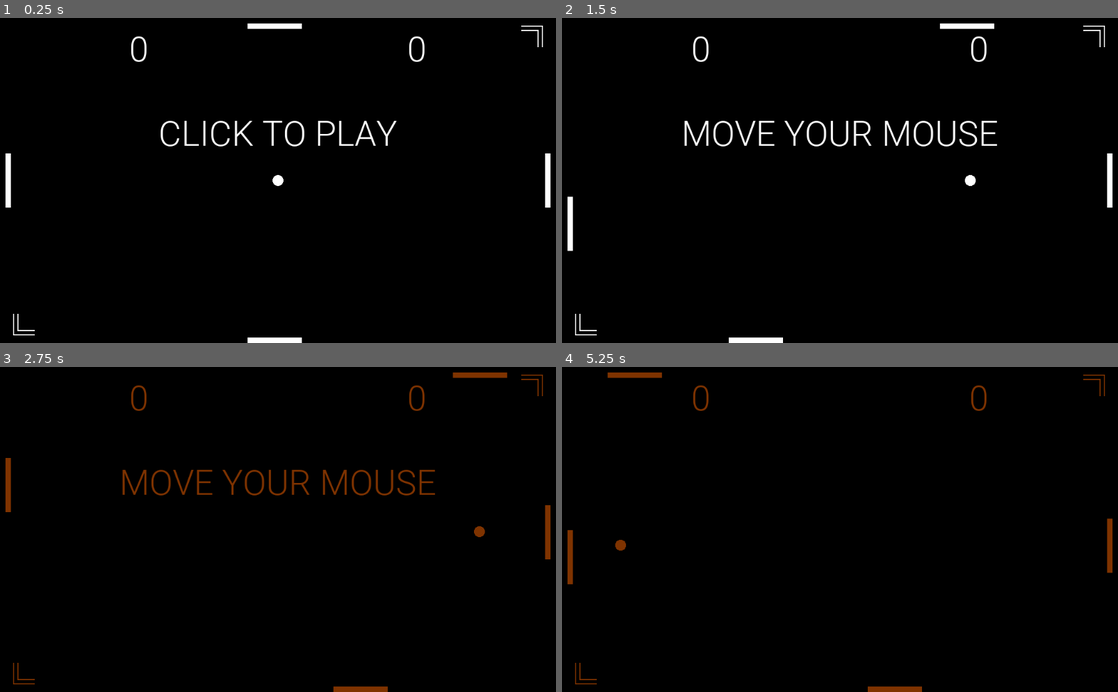
Above: before the commit, frames 1-4 (two rows, left to right).
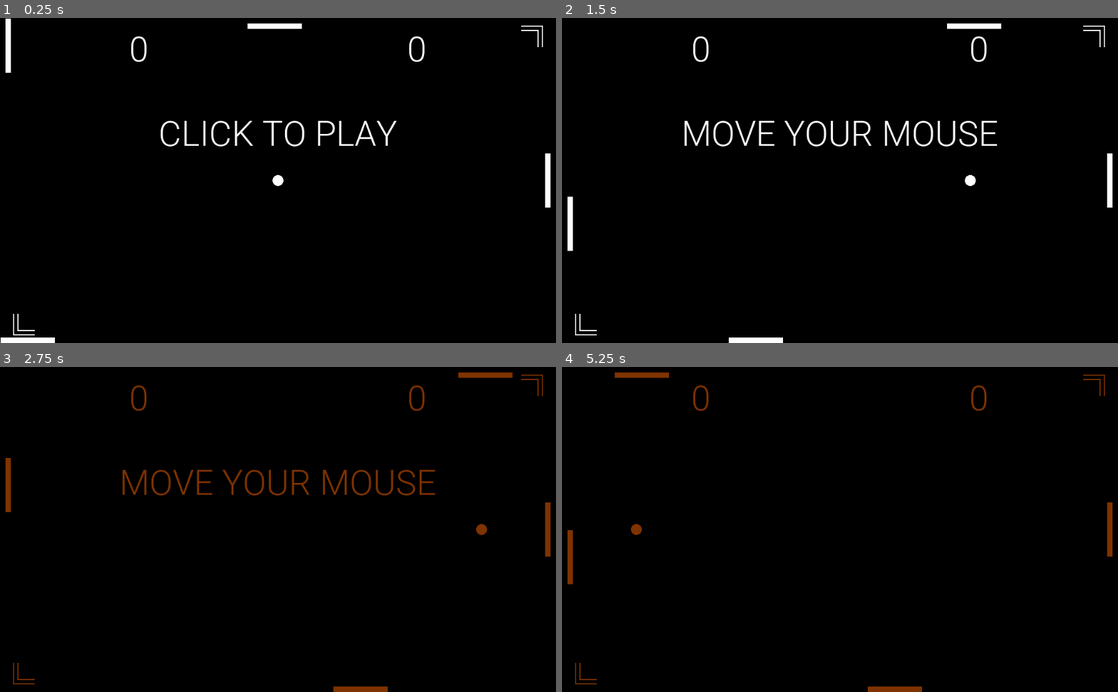
Above: after the commit, the same moments.

Repository: JeffVenancius/PoPongGD
Game: Godot game, scene res://main.tscn
Two runs of this game, one before a commit and one after it. Both use one fixed random seed, a clock stepped at 60 frames per second and the inputs below.
Inputs (mouse positions are in pixels of both pictures, inside the frame that each line leads up to):
- Up to frame 1 (0.25 s): no input
- Up to frame 2 (1.5 s): tap Enter at 0.5 s; move the mouse to (962, 164) at 0.52 s; click (962, 164) at 0.67 s; move the mouse to (728, 196) at 1.27 s; click (728, 196) at 1.42 s
- Up to frame 3 (2.75 s): move the mouse to (333, 458) at 2.02 s; click (333, 458) at 2.17 s
- Up to frame 4 (5.25 s): move the mouse to (812, 594) at 2.77 s; click (812, 594) at 2.92 s; move the mouse to (1006, 578) at 3.52 s; click (1006, 578) at 3.67 s; move the mouse to (673, 480) at 4.27 s; click (673, 480) at 4.42 s; move the mouse to (867, 529) at 5.02 s; click (867, 529) at 5.17 s

The runs differ from the first frame. In frame 1, 0.7% of the frame differs, in the area x 0-55%, y 0-100%; in frame 2, less than 0.1%; in frame 3, 0.1%; in frame 4, 0.3%.

Commit message:
playable

Diff:
--- a/ball/Ball.gd
+++ b/ball/Ball.gd
@@ -5,7 +5,9 @@
 const START_SPEED := Vector2(300.0, 0.0); var speed := START_SPEED
 
 var START_POS
-var acceleration: int = 1 # 1 is so it resets at start
+var acceleration: float = 1.0 # 1 is so it resets at start
+
+var _scale
 
 func _init() -> void:
 	START_POS = Screen.hScreenSize
@@ -23,3 +25,26 @@
 
 func _draw() -> void:
 	draw_circle(Vector2.ZERO, _radius, Color.white)
+
+
+func set_magnitude(_scale: float) -> void:
+	speed = GameMath.vectorScaling(speed, _scale)
+
+func set_rotation_and_direction(_degree):
+	speed.x = -speed.x
+	var direction
+	direction = acceleration if speed.x > 0 else -acceleration
+	var _rotate = GameMath.vectorRotation(START_SPEED, _degree)
+	_rotate.x *= direction
+
+	speed = _rotate
+
+
+func set_rotation_and_directionY(_degree):
+	speed.y = -speed.y
+	var direction
+	direction = acceleration if speed.y > 0 else -acceleration
+	var _rotate = GameMath.vectorRotation(START_SPEED, _degree)
+	_rotate.y *= direction
+
+	speed = _rotate
--- a/main.gd
+++ b/main.gd
@@ -1,22 +1,29 @@
 extends Node2D
+
+# TO-DO: Sometimes it won't collide.
+
+const IMPACT = preload("res://SFX/sfx_sounds_interaction7.wav")
+const WIN = preload("res://SFX/sfx_sounds_fanfare3.wav")
+const LOST = preload("res://SFX/sfx_sounds_damage3.wav")
 
 enum COLLIDED {PLAYER = 1, ENEMY = 2, PLAYER_H = 3, ENEMY_H = 4}
 
-var Play  : bool setget set_game
-var title : Title
+var Play  :  bool setget set_game
+var title := Title.new(64)
 
-var player       : Paddle
-var playerH      : PaddleH
+var player       := Paddle.new()
+var playerH      := PaddleH.new()
 var playerScore  : Score
 var playerTarget : Target
 
-var enemy       : Paddle
-var enemyH      : PaddleH
+var enemy       := Enemy.new()
+var enemyH      := EnemyH.new()
 var enemyScore  : Score
 var enemyTarget : Target
 
 var ball :  Ball
-var turn := Vector2(1,1)
+var beep := AudioStreamPlayer.new()
+
 
 func _ready() -> void:
 	Screen.get_screen(get_tree().get_root().size)
@@ -24,21 +31,21 @@
 	render_game()
 
 func render_game() -> void:
-	title = Title.new(64); ball = Ball.new(); player = Paddle.new(); playerH = PaddleH.new()
+	ball = Ball.new()
 	playerScore = Score.new(64, Screen.screenSize.x/2 - Screen.screenSize.x/4)
 	playerTarget = Target.new(Vector2(32, Screen.screenSize.y -32))
 
 	player.set_start_pos(Vector2(player.paddlePadding, 0))
 	playerH.set_start_pos(Vector2(0, Screen.screenSize.y - playerH.paddleSize.x))
 
-	enemy = Paddle.new(); enemyH = PaddleH.new()
+	enemy = Enemy.new(); enemyH = EnemyH.new()
 	enemyScore = Score.new(64, Screen.screenSize.x/2 + Screen.screenSize.x/4)
 	enemyTarget = Target.new(Vector2(Screen.screenSize.x - 32, 32))
 
 	enemy.set_start_pos(Vector2(Screen.screenSize.x - (enemy.paddlePadding + enemy.paddleSize.x), 0))
 	enemyH.set_start_pos(Vector2(0, 0 + enemyH.paddleSize.x))
 
-	add_children([title, ball, player, playerH, playerScore, playerTarget, enemy, enemyH, enemyScore, enemyTarget])
+	add_children([beep, title, ball, player, playerH, playerScore, playerTarget, enemy, enemyH, enemyScore, enemyTarget])
 	set_game(Play)
 	enemyTarget.rotation_degrees = 180
 
@@ -59,82 +66,73 @@
 		if ball.acceleration != 0: # needs to set only once
 			ball.restart()
 			ball.acceleration = 0
-		if Input.is_mouse_button_pressed(BUTTON_LEFT): self.Play = true
+		if Input.is_mouse_button_pressed(BUTTON_LEFT): self.Play = true; ball.acceleration = 1.0
 	else:
 		handle_ball(delta)
-		player.position.y =  clamp(get_local_mouse_position().y, 0, Screen.screenSize.y - player.paddleSize.y)
-		playerH.position.x = clamp(get_local_mouse_position().x, 0, Screen.screenSize.x - playerH.paddleSize.x)
 		handle_collisions()
 		handle_enemy(delta)
+	player.position.y =  clamp(get_local_mouse_position().y, 0, Screen.screenSize.y - player.paddleSize.y)
+	playerH.position.x = clamp(get_local_mouse_position().x, 0, Screen.screenSize.x - playerH.paddleSize.x)
 
 func handle_ball(delta) -> void:
-	ball.position.x += (ball.speed.x+(ball.acceleration)) * delta * turn.x
-	ball.position.y += ball.speed.y * delta * turn.y
+	var newSpeed = ball.speed * delta
+	newSpeed.x = clamp(newSpeed.x, -15, 15)
+	newSpeed.y = clamp(newSpeed.y, -15, 15)
+	ball.position += newSpeed
 	if ball.out():
 		self.Play = false
 		if ball.position.x <= 0 or ball.position.y >= Screen.screenSize.y:
-			turn.x = 1
+#			turn.x = 1
 			enemyScore.points += 1
+			beep.stream = LOST
+			beep.play()
 		elif ball.position.x >= Screen.screenSize.x or ball.position.y <= 0 :
-			turn.x = -1
+#			turn.x = -1
 			playerScore.points += 1
-
+			beep.stream = WIN
+			beep.play()
 
 
 func handle_collisions() -> void:
-	var betweenPoint : float
-	var entity       : int
+	var entity := false
 
 	if Collisions.pointToRect(ball.position, Rect2(player.position, player.paddleSize)):
-		entity = COLLIDED.PLAYER
+		entity = true
+		player.changeBallDirection(ball)
+
 	elif Collisions.pointToRect(ball.position, Rect2(enemy.position,  enemy.paddleSize)):
-		entity = COLLIDED.ENEMY
+		entity = true
+		enemy.changeBallDirection(ball)
+		enemy.change_enemy_pos()
 	elif Collisions.pointToRect(ball.position, Rect2(playerH.position, playerH.paddleSize)):
-		entity = COLLIDED.PLAYER_H
+		entity = true
+		playerH.changeBallDirection(ball)
+
 	elif Collisions.pointToRect(ball.position, Rect2(enemyH.position,  enemyH.paddleSize)):
-		entity = COLLIDED.ENEMY_H
+		entity = true
+		enemyH.changeBallDirection(ball)
+		enemyH.change_enemy_pos()
 
 	if entity:
-		ball.acceleration += 10
+		ball.acceleration += 0.2
 		newColor()
-		match entity:
-			COLLIDED.PLAYER:
-				turn.x *= -1
-				if turn.x == 1:
-					betweenPoint = ball.position.y - player.position.y - (player.paddleSize.y/2)
-					continue
-			COLLIDED.ENEMY:
-				turn.x *= -1
-				if turn.x == -1:
-					betweenPoint = ball.position.y - enemy.position.y  - (enemy.paddleSize.y/2)
-					continue
-			COLLIDED.PLAYER, COLLIDED.ENEMY:
-				ball.speed.y = clamp(ball.speed.y + (betweenPoint + ball.acceleration),-500,500)
-			COLLIDED.PLAYER_H:
-				turn.y *= -1
-				betweenPoint = ball.position.x - playerH.position.x - (playerH.paddleSize.x)
-			COLLIDED.ENEMY_H:
-				turn.y *= -1
-				betweenPoint = ball.position.x - enemyH.position.x - (enemyH.paddleSize.x/2)
-			COLLIDED.PLAYER_H, COLLIDED.ENEMY_H:
-				ball.speed.x = clamp(ball.speed.x + (betweenPoint + ball.acceleration),-500,500)
-				ball.speed.y *= turn.y
+		beep.stream = IMPACT
+		beep.play()
 
 
 func handle_enemy(delta) -> void:
-	enemy.speed = 300.0
-	enemyH.speed = 300.0
-
-	if ball.position.y > enemy.position.y + (enemy.paddleSize.y/2 + 3):
+	enemy.speed = 400.0
+	enemyH.speed = 400.0
+	if ball.position.y > enemy.position.y + (enemy.chasePos+10):
 		enemy.position.y += enemy.speed * delta
-	elif ball.position.y < enemy.position.y + (enemy.paddleSize.y/2 - 3):
+	elif ball.position.y < enemy.position.y + (enemy.chasePos -10):
 		enemy.position.y -= enemy.speed * delta
 
 	enemy.position.y = clamp(enemy.position.y, 0, Screen.screenSize.y - enemy.paddleSize.y)
 
-	if ball.position.x > enemyH.position.x + (enemyH.paddleSize.x/2 + 3):
+	if ball.position.x > enemyH.position.x + (enemyH.chasePos - 10):
 		enemyH.position.x += enemyH.speed * delta
-	elif ball.position.x < enemyH.position.x + (enemyH.paddleSize.x/2 - 3):
+	elif ball.position.x < enemyH.position.x + (enemyH.chasePos + 10):
 		enemyH.position.x -= enemyH.speed * delta
 
 	enemyH.position.x = clamp(enemyH.position.x, 0, Screen.screenSize.x - enemyH.paddleSize.x)
--- /dev/null
+++ b/misc/GameMath.gd
@@ -0,0 +1,30 @@
+extends Resource
+class_name GameMath
+
+static func pointConversion(pointA: float, originalStart: float, originalEnd: float,newStart: float,newEnd: float) -> float:
+	var length := originalEnd - originalStart
+	var newLength := newEnd - newStart
+
+	return ((pointA - originalStart) * (newLength/length)) + newStart
+
+static func vectorScaling(original: Vector2, scale: float) -> Vector2:
+	return original * scale
+
+static func vectorRotation(original: Vector2, degree: float) -> Vector2:
+	var result : Vector2
+	var radian := deg2rad(degree)
+	var sine   := sin(radian)
+	var cosine := cos(radian)
+
+	result.x = (original.x * cosine) - (original.y * sine)
+	result.y = ((original.x * sine) + (original.y * cosine)) * -1
+
+	return result
+
+static func primitiveDistributionRandom() -> float:
+	var iterate := 6
+	var result := 0.0
+	randomize()
+	for i in iterate: result += randf()
+
+	return result / float(iterate)
--- /dev/null
+++ b/paddle/Enemy.gd
@@ -0,0 +1,13 @@
+extends Paddle
+class_name Enemy
+
+onready var chasePos := paddleSize.y/2
+
+func change_enemy_pos():
+	var rndDist: float = GameMath.primitiveDistributionRandom()
+	var rndMin := 0.0
+	var rndMax := 1.0
+	var minChaseSize := 0.0
+	var maxChaseSize := paddleSize.y
+
+	chasePos = GameMath.pointConversion(rndDist, rndMin, rndMax, minChaseSize, maxChaseSize)
--- /dev/null
+++ b/paddle/EnemyH.gd
@@ -0,0 +1,23 @@
+extends PaddleH
+class_name EnemyH
+
+onready var chasePos := paddleSize.x/2
+
+func change_enemy_pos():
+	var rndDist: float = GameMath.primitiveDistributionRandom()
+	var rndMin := 0.0
+	var rndMax := 1.0
+	var minChaseSize := 0.0
+	var maxChaseSize := paddleSize.x
+
+	chasePos = GameMath.pointConversion(rndDist, rndMin, rndMax, minChaseSize, maxChaseSize)
+
+
+func changeBallDirection(ball: Ball) -> void:
+	var magnitude  : float = GameMath.pointConversion(ball.position.x, position.x, position.x+ paddleSize.x, maxMagnitude, -maxMagnitude)
+	var _degree    : float = GameMath.pointConversion(ball.position.x, position.x, position.x + paddleSize.x, -maxRotation,  -maxRotation)
+
+	magnitude = max(abs(magnitude), 1.0)
+	if _degree >= 0: _degree *=- 1
+	ball.set_rotation_and_directionY(_degree)
+	ball.set_magnitude(magnitude)
--- a/paddle/PaddleH.gd
+++ b/paddle/PaddleH.gd
@@ -1,8 +1,17 @@
 extends Paddle
 class_name PaddleH
-
 
 func set_start_pos(start_pos):
 	paddleSize = Vector2(100.0, 10.0)
 	start_pos.x = Screen.hScreenSize.x/2 + paddleSize.x*2
 	position = start_pos
+
+func changeBallDirection(ball: Ball) -> void:
+#	if collided: return
+	var magnitude  : float = GameMath.pointConversion(ball.position.x, position.x, position.x + paddleSize.x, maxMagnitude, -maxMagnitude)
+	var _degree    : float = GameMath.pointConversion(ball.position.x, position.x, position.x + paddleSize.x, maxRotation,  -maxRotation)
+	magnitude = max(abs(magnitude), 1.0)
+
+	if _degree >= 0: _degree *=- 1
+	ball.set_rotation_and_directionY(_degree)
+	ball.set_magnitude(magnitude)
--- a/paddle/paddle.gd
+++ b/paddle/paddle.gd
@@ -4,9 +4,11 @@
 
 var paddleSize    := Vector2(10.0,100.0)
 var paddlePadding := 10.0
-#var center: float
 
 var speed := 0.0
+var maxMagnitude := 3.0
+var maxRotation  := 89.0
+
 
 func set_start_pos(start_pos):
 	start_pos.y = Screen.hScreenSize.y - paddleSize.y/2
@@ -14,3 +16,12 @@
 
 func _draw() -> void:
 	draw_rect(Rect2(Vector2.ZERO, paddleSize), Color.white)
+
+func changeBallDirection(ball: Ball) -> void:
+	var magnitude : float = GameMath.pointConversion(ball.position.y, position.y, position.y+ paddleSize.y, maxMagnitude, -maxMagnitude)
+	var _degree    : float = GameMath.pointConversion(ball.position.y, position.y, position.y+ paddleSize.y, maxRotation, -maxRotation)
+
+	magnitude = max(abs(magnitude), 1.0)
+	if _degree >= 0: _degree *=- 1
+	ball.set_rotation_and_direction(_degree)
+	ball.set_magnitude(magnitude)
--- a/project.godot
+++ b/project.godot
@@ -18,6 +18,21 @@
 "class": "Collisions",
 "language": "GDScript",
 "path": "res://misc/Collisions.gd"
+}, {
+"base": "Paddle",
+"class": "Enemy",
+"language": "GDScript",
+"path": "res://paddle/Enemy.gd"
+}, {
+"base": "PaddleH",
+"class": "EnemyH",
+"language": "GDScript",
+"path": "res://paddle/EnemyH.gd"
+}, {
+"base": "Resource",
+"class": "GameMath",
+"language": "GDScript",
+"path": "res://misc/GameMath.gd"
 }, {
 "base": "Node2D",
 "class": "Paddle",
@@ -47,6 +62,9 @@
 _global_script_class_icons={
 "Ball": "",
 "Collisions": "",
+"Enemy": "",
+"EnemyH": "",
+"GameMath": "",
 "Paddle": "",
 "PaddleH": "",
 "Score": "",
@@ -56,7 +74,7 @@
 
 [application]
 
-config/name="pongGD"
+config/name="PoPongGD"
 run/main_scene="res://main.tscn"
 config/icon="res://icon.png"
 
Not shown, added: SFX/sfx_sounds_damage3.wav.import
Not shown, added: SFX/sfx_sounds_fanfare3.wav.import
Not shown, added: SFX/sfx_sounds_interaction7.wav.import
Not shown, added: .gitgnore
Not shown, added: SFX/sfx_sounds_damage3.wav
Not shown, added: SFX/sfx_sounds_fanfare3.wav
Not shown, added: SFX/sfx_sounds_interaction7.wav
